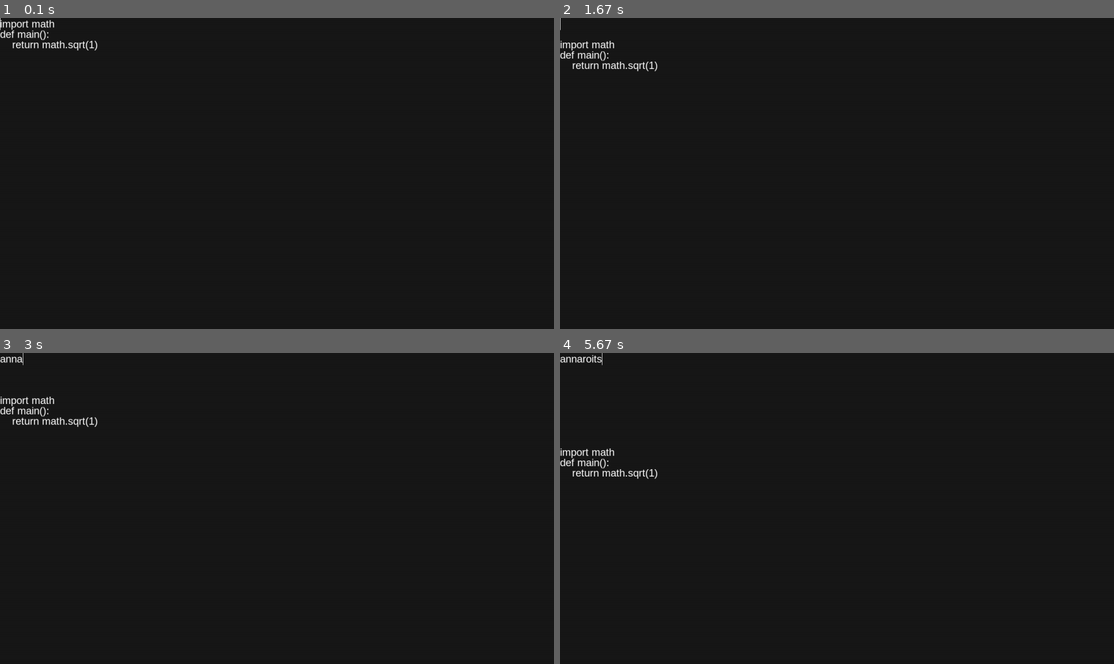
Above: before the commit, frames 1-4 (two rows, left to right).
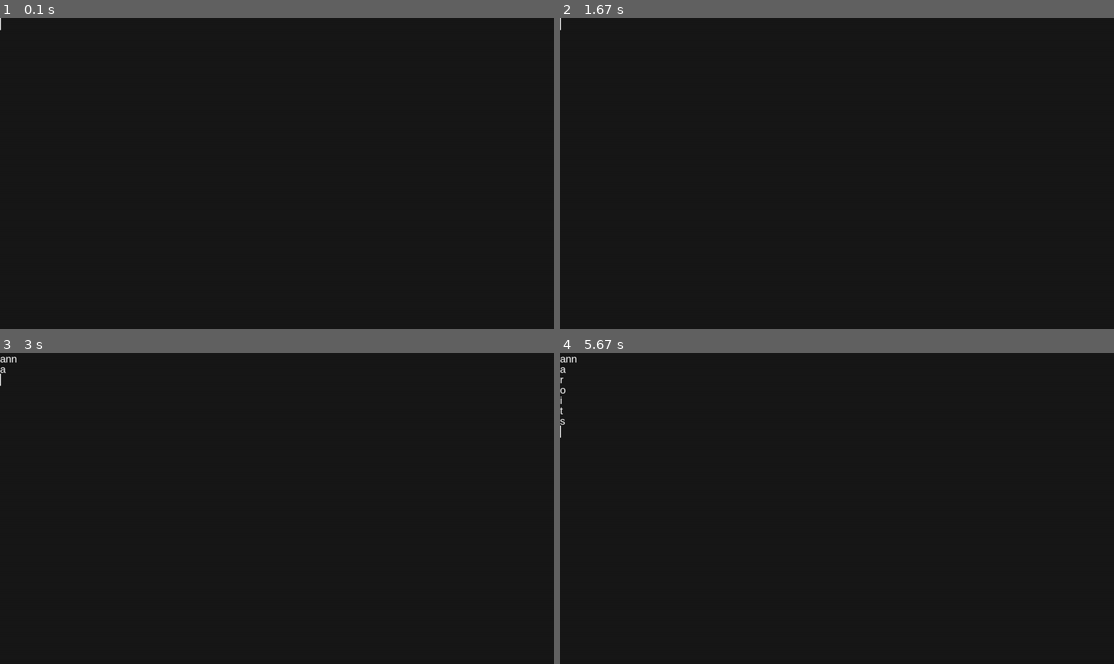
Above: after the commit, the same moments.

Repository: jonasek369/pygame-text-editor
Game: pygame game, started from main.py
The game is run twice, just before and just after one commit, with the same random seed, the same clock (stepped at 60 frames per second) and the same inputs.
Inputs:
- Up to frame 1 (0.1 s): no input
- Up to frame 2 (1.67 s): tap Enter at 0.33, 1.22 s; hold Esc 0.67-1.13 s; hold Right 0.67-1.13 s; hold Backspace from 1.55 s (still down); hold Right from 1.55 s (still down)
- Up to frame 3 (3 s): release Backspace at 2.02 s; release Right at 2.02 s; type "ann" at 2.1 s; tap Enter at 2.43, 2.78 s; type "a" at 2.65 s
- Up to frame 4 (5.67 s): type "r" at 3.2 s; tap Enter every 0.55 s from 3.33 to 5.53 s; type "o" at 3.75 s; type "i" at 4.3 s; type "t" at 4.85 s; type "s" at 5.4 s

The runs differ from the first frame. In frame 1, 0.4% of the frame differs, in the area x 0-18%, y 0-11%; in frame 2, 0.4%; in frame 3, 0.5%; in frame 4, 0.6%, in the area x 0-18%, y 0-41%.

Commit message:
added the Vim like command line and few commands with it

Diff:
--- a/main.py
+++ b/main.py
@@ -14,7 +14,8 @@
     "window-resolution": [1280, 720],
     "window-refreshrate": 240,
     "color-background": [24, 24, 24],
-    "color-text": [255, 255, 255]
+    "color-text": [255, 255, 255],
+    "color-commandline": [0, 0, 255]
 }
 
 # load aliases for easier and more readable use
@@ -62,7 +63,7 @@
 
 class Buffer:
     def __init__(self):
-        self.data = ["import math", "def main():", "    return math.sqrt(1)"]
+        self.data = [""]
 
 
 class Editor:
@@ -76,24 +77,44 @@
             self.screen = pygame.display.set_mode(get_setting("window-resolution"))
 
         self.running = True
+        self.cmd_mode = False
 
         self.window = TextWindow(self.screen)
         self.buffer = Buffer()
+        self.cmd_buffer = Buffer()
         self.cursor = Cursor()
+        self.cmd_cursor = Cursor()
+
+        self.operating_file_name = "untitled"
 
     def start(self):
         self.loop()
 
     def draw_buffer(self):
         size = get_setting("font-size")
+
+        # draw vim like command line
+        if self.cmd_mode:
+            res = get_setting("window-resolution")
+            pygame.draw.rect(self.screen, get_setting("color-commandline"),
+                             pygame.Rect([0, res[1] - size], [res[0], size]))
+
+            for pos, line in enumerate(self.cmd_buffer.data):
+                render = self.text_renderer.render(line, get_setting("font-antialias"), get_setting("color-text"))
+                self.screen.blit(render, (0, res[1] - size))
+
         # draw cursor
-        text = self.buffer.data[self.cursor.pos.y][:self.cursor.pos.x]
+        current_buffer = self.cmd_buffer.data if self.cmd_mode else self.buffer.data
+        current_cursor = self.cmd_cursor if self.cmd_mode else self.cursor
+        start_pos = get_setting("window-resolution")[1] - size if self.cmd_mode else self.cursor.pos.y * size
+
+        text = current_buffer[current_cursor.pos.y][:current_cursor.pos.x]
         pre_render = self.text_renderer.render(text, get_setting("font-antialias"), get_setting("color-text"))
         pygame.draw.line(self.screen, get_setting("color-text"),
-                         [pre_render.get_width(), self.cursor.pos.y * size],
-                         [pre_render.get_width(), (self.cursor.pos.y * size) + pre_render.get_height()]
+                         [pre_render.get_width(), start_pos],
+                         [pre_render.get_width(), start_pos + pre_render.get_height()], 2
                          )
-        self.cursor.pos.x = len(text)
+        current_cursor.pos.x = len(text)
 
         # draw buffer
         for pos, line in enumerate(self.buffer.data):
@@ -101,47 +122,87 @@
             self.screen.blit(render, (0, pos * size))
 
     def handle_texinput_event(self, event: pygame.event.Event):
-        self.buffer.data[self.cursor.pos.y] = self.buffer.data[self.cursor.pos.y][:self.cursor.pos.x] + event.text + \
-                                              self.buffer.data[self.cursor.pos.y][self.cursor.pos.x:]
-        self.cursor.pos.x += 1
+        current_buffer = self.cmd_buffer.data if self.cmd_mode else self.buffer.data
+        current_cursor = self.cmd_cursor if self.cmd_mode else self.cursor
+
+        current_buffer[current_cursor.pos.y] = current_buffer[current_cursor.pos.y][
+                                               :current_cursor.pos.x] + event.text + \
+                                               current_buffer[current_cursor.pos.y][current_cursor.pos.x:]
+        current_cursor.pos.x += 1
+
+    def parse_command(self):
+        buf = self.cmd_buffer.data
+        cmd = buf[0].lower().split(" ")
+        if cmd[0] == ":w":
+            with open(self.operating_file_name, "w") as file:
+                text = "\n".join(self.buffer.data)
+                file.write(text)
+        if cmd[0] == ":chn":
+            self.operating_file_name = "".join(cmd[1:])
+        if cmd[0] == ":sav":
+            name = "".join(cmd[1:])
+            with open(name, "w") as file:
+                text = "\n".join(self.buffer.data)
+                file.write(text)
+        if cmd[0] == ":q":
+            exit(0)
 
     def handle_key_event(self, event: pygame.event.Event):
-        if event.key == pygame.K_UP:
-            if not self.cursor.pos.y <= 0:
-                self.cursor.pos.y -= 1
-        if event.key == pygame.K_DOWN:
-            self.cursor.pos.y += 1
-
-        # add newline to the buffer
+        current_buffer = self.cmd_buffer.data if self.cmd_mode else self.buffer.data
+        current_cursor = self.cmd_cursor if self.cmd_mode else self.cursor
+
+        if not self.cmd_mode:
+            if event.key == pygame.K_UP:
+                if not self.cursor.pos.y <= 0:
+                    self.cursor.pos.y -= 1
+            if event.key == pygame.K_DOWN:
+                self.cursor.pos.y += 1
+
         for i in range(self.cursor.pos.y - len(self.buffer.data) + 1):
             self.buffer.data.append("")
 
         if event.key == pygame.K_LEFT:
-            if not self.cursor.pos.x <= 0:
-                self.cursor.pos.x -= 1
+            if not current_cursor.pos.x <= 0:
+                current_cursor.pos.x -= 1
         if event.key == pygame.K_RIGHT:
-            if len(self.buffer.data[self.cursor.pos.y]) >= self.cursor.pos.x + 1:
-                self.cursor.pos.x += 1
+            if len(current_buffer[current_cursor.pos.y]) >= current_cursor.pos.x + 1:
+                current_cursor.pos.x += 1
 
         if event.key == pygame.K_BACKSPACE:
-            if self.cursor.pos.x == 0 and self.cursor.pos.y != 0:
-                removed = self.buffer.data.pop(self.cursor.pos.y)
-                self.cursor.pos.y -= 1
-                self.cursor.pos.x = len(self.buffer.data[self.cursor.pos.y])
-                self.buffer.data[self.cursor.pos.y] += removed
+            if current_cursor.pos.x == 0 and current_cursor.pos.y != 0:
+                removed = current_buffer.pop(current_cursor.pos.y)
+                current_cursor.pos.y -= 1
+                current_cursor.pos.x = len(current_buffer[current_cursor.pos.y])
+                current_buffer[current_cursor.pos.y] += removed
             else:
-                if not self.cursor.pos.x <= 0:
-                    self.buffer.data[self.cursor.pos.y] = self.buffer.data[self.cursor.pos.y][:self.cursor.pos.x - 1] + \
-                                                          self.buffer.data[self.cursor.pos.y][self.cursor.pos.x:]
-                    self.cursor.pos.x -= 1
+                if not current_cursor.pos.x <= 0:
+                    current_buffer[current_cursor.pos.y] = current_buffer[current_cursor.pos.y][
+                                                           :current_cursor.pos.x - 1] + \
+                                                           current_buffer[current_cursor.pos.y][current_cursor.pos.x:]
+                    current_cursor.pos.x -= 1
+
+        if event.key == pygame.K_ESCAPE:
+            self.cmd_mode = not self.cmd_mode
+            if not self.cmd_mode:
+                self.cmd_buffer.data = [""]
 
         if event.key == pygame.K_RETURN:
-            first, second = self.buffer.data[self.cursor.pos.y][:self.cursor.pos.x], self.buffer.data[self.cursor.pos.y][self.cursor.pos.x:]
-            self.buffer.data.pop(self.cursor.pos.y)
-            self.buffer.data.insert(self.cursor.pos.y, first)
-            self.buffer.data.insert(self.cursor.pos.y+1, second)
+            if self.cmd_mode:
+                self.parse_command()
+                self.cmd_mode = False
+                self.cmd_buffer.data = [""]
+            else:
+                first, second = self.buffer.data[self.cursor.pos.y][:self.cursor.pos.x], self.buffer.data[
+                                                                                             self.cursor.pos.y][
+                                                                                         self.cursor.pos.x:]
+                self.buffer.data.pop(self.cursor.pos.y)
+                self.buffer.data.insert(self.cursor.pos.y, first)
+                self.buffer.data.insert(self.cursor.pos.y + 1, second)
+                self.cursor.pos.y += 1
+                self.cursor.pos.x = len(self.buffer.data[self.cursor.pos.y]) - len(second)
 
     def loop(self):
+        dt = 0
         while self.running:
             self.screen.fill(BACKGROUND)
             for event in pygame.event.get():
@@ -153,7 +214,8 @@
                     self.handle_key_event(event)
             self.draw_buffer()
             pygame.display.flip()
-            self.clock.tick(FPS)
+            pygame.display.set_caption(self.operating_file_name)
+            dt = self.clock.tick(FPS)
 
 
 if __name__ == '__main__':
--- a/settings/editor.json
+++ b/settings/editor.json
@@ -6,5 +6,6 @@
     "window-resolution": [1280, 720],
     "window-refreshrate": 240,
     "color-background": [24, 24, 24],
-    "color-text": [255, 255, 255]
+    "color-text": [255, 255, 255],
+    "color-commandline": [0, 0, 255]
 }
